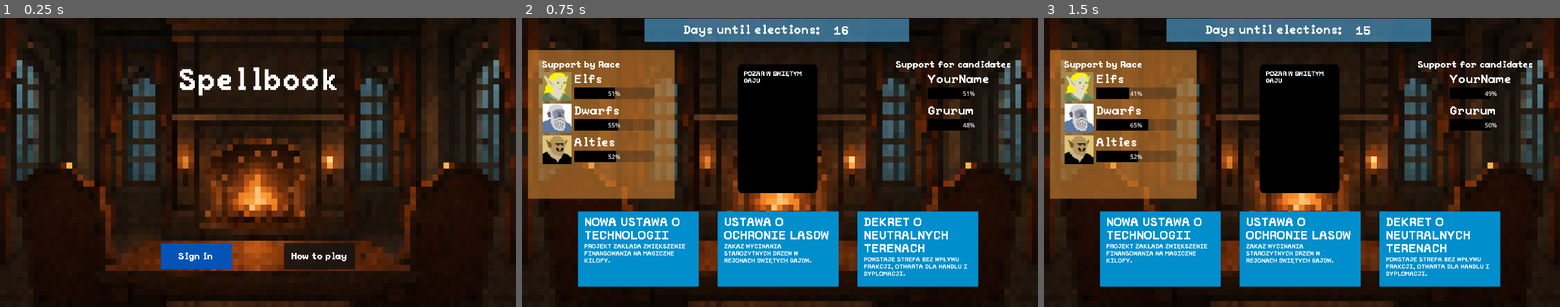
Above: before the commit, frames 1-3 (left to right).
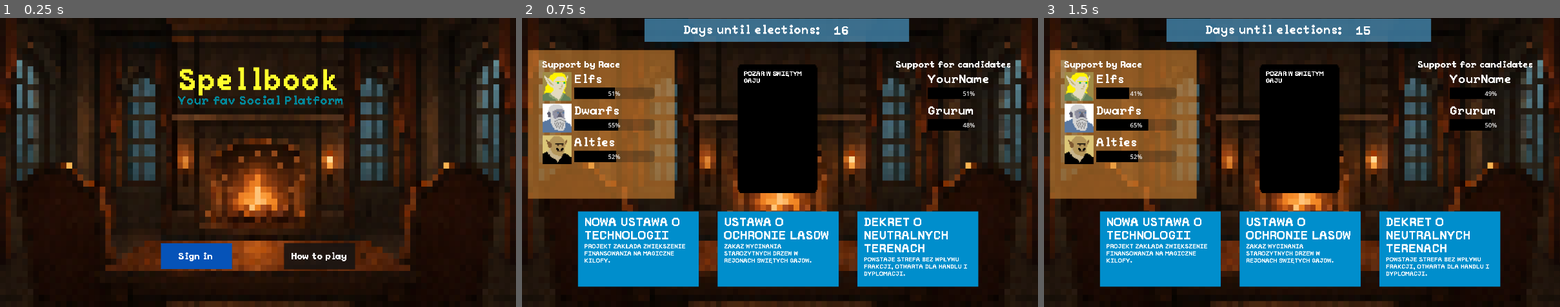
Above: after the commit, the same moments.

Repository: WhatYouFormaggiKindOfPizza/game
Game: Godot game, scene res://scenes/game.tscn
Two runs of this game, one before a commit and one after it. Both use one fixed random seed, a clock stepped at 60 frames per second and the inputs below.
Inputs (mouse positions are in pixels of both pictures, inside the frame that each line leads up to):
- Up to frame 1 (0.25 s): no input
- Up to frame 2 (0.75 s): click "Sign in" at 0.5 s
- Up to frame 3 (1.5 s): click (1162, 249) at 1.27 s

The runs differ from the first frame. In frame 1, 1.4% of the frame differs, in the area x 34-67%, y 16-31%; in frame 2, nothing differs; in frame 3, nothing differs.

Commit message:
Update main screen

Diff:
--- a/scenes/screens/start_screen.tscn
+++ b/scenes/screens/start_screen.tscn
@@ -31,9 +31,23 @@
 offset_top = 131.0
 offset_right = 896.0
 offset_bottom = 211.0
+theme_override_colors/font_color = Color(1, 1, 0.172549, 1)
 theme_override_font_sizes/font_size = 80
 text = "Spellbook"
 font_scale = 10
+color = Color(1, 1, 0.172549, 1)
+
+[node name="PixelLabel2" parent="ColorRect" instance=ExtResource("1_tx5wa")]
+layout_mode = 0
+offset_left = 471.0
+offset_top = 206.0
+offset_right = 909.0
+offset_bottom = 286.0
+theme_override_colors/font_color = Color(0, 0.54902, 0.627451, 1)
+theme_override_font_sizes/font_size = 32
+text = "Your fav Social Platform"
+font_scale = 4
+color = Color(0, 0.54902, 0.627451, 1)
 
 [node name="ColorRect" type="ColorRect" parent="ColorRect"]
 layout_mode = 0
